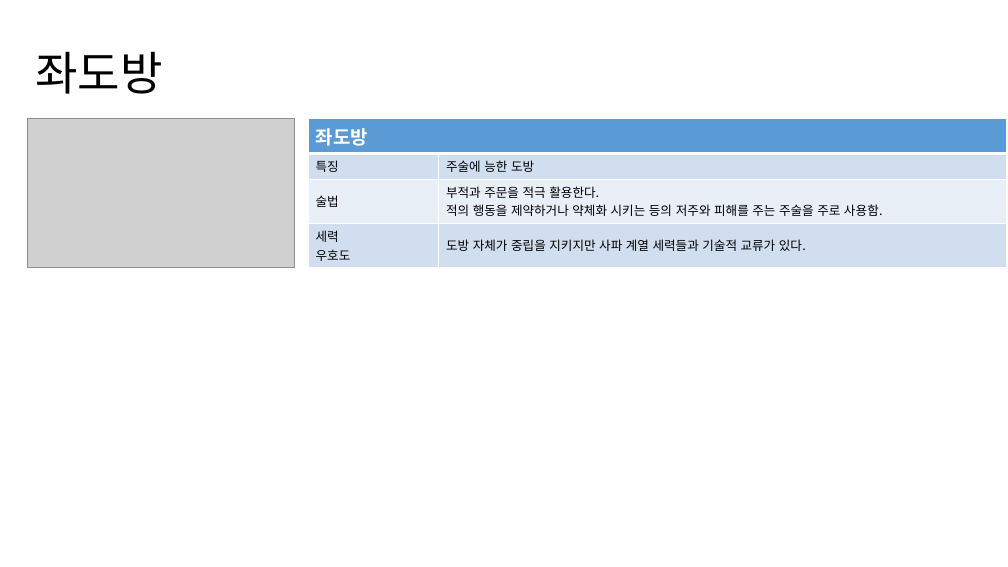
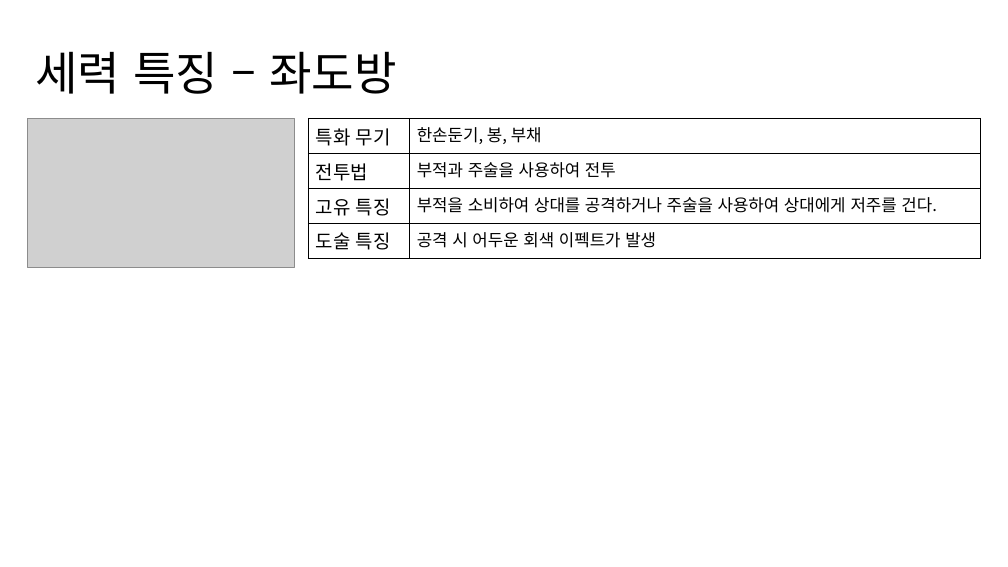
Before and after one commit to yjk0401/unityenginebasic_9th, a slide deck: slide 16 of 기획/세력 기획서.pptx (slide 17 before the commit). Drawn at 1008x567 pixels with LibreOffice and Linux fonts; fonts in the diff are those of the drawing; grey boxes stand for pictures. Boxes give left, top, right and bottom in pixels: in the first picture for what was removed or moved away, otherwise in the second. Text is boxed around its words. In the diff, an @@ line names an element or a change of style, - is before the commit and + after.

```diff
--- a/기획/세력 기획서.pptx
+++ b/기획/세력 기획서.pptx
@@ title at [35, 51, 397, 94]: text changed @@
-좌도방
+세력 특징 – 좌도방
@@ table at [309, 119, 981, 258] @@
-row 1, column 1: 좌도방
+row 1, column 1: 특화 무기
-row 1, column 2: 
+row 1, column 2: 한손둔기, 봉, 부채
-row 2, column 1: 특징
+row 2, column 1: 전투법
-row 2, column 2: 주술에 능한 도방
+row 2, column 2: 부적과 주술을 사용하여 전투
-row 3, column 1: 술법
+row 3, column 1: 고유 특징
-row 3, column 2: 부적과 주문을 적극 활용한다. / 적의 행동을 제약하거나 약체화 시키는 등의 저주와 피해를 주는 주술을 주로 사용함.
+row 3, column 2: 부적을 소비하여 상대를 공격하거나 주술을 사용하여 상대에게 저주를 건다.
-row 4, column 1: 세력 / 우호도
+row 4, column 1: 도술 특징
-row 4, column 2: 도방 자체가 중립을 지키지만 사파 계열 세력들과 기술적 교류가 있다.
+row 4, column 2: 공격 시 어두운 회색 이펙트가 발생
@@ fill #5B9BD5 to none in row 1, column 1 @@
@@ fill #D2DEEF to none in 4 cells @@
@@ fill #EAEFF7 to none in row 3 @@
@@ borders changed @@
@@ table: place and size @@
-table at [309, 119, 1007, 265]
+table at [309, 119, 981, 258]
```
Also in this commit, not shown: 15 other slides changed, 1 slide added, 2 slides removed, 5 other files.
